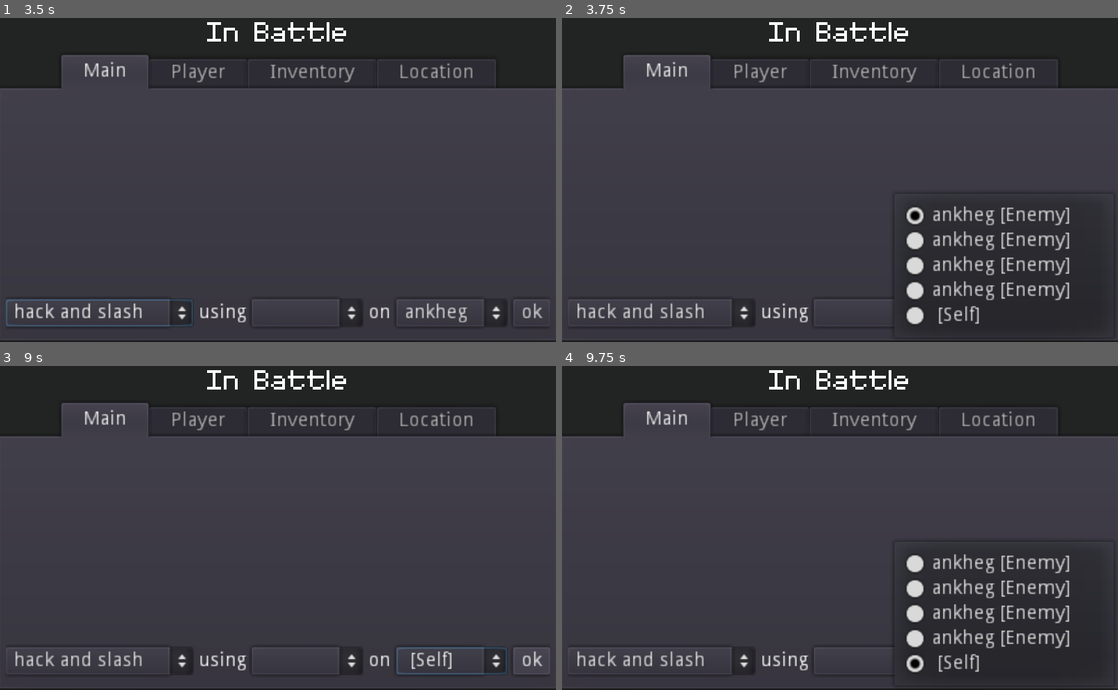
Above: before the commit, frames 1-4 (two rows, left to right).
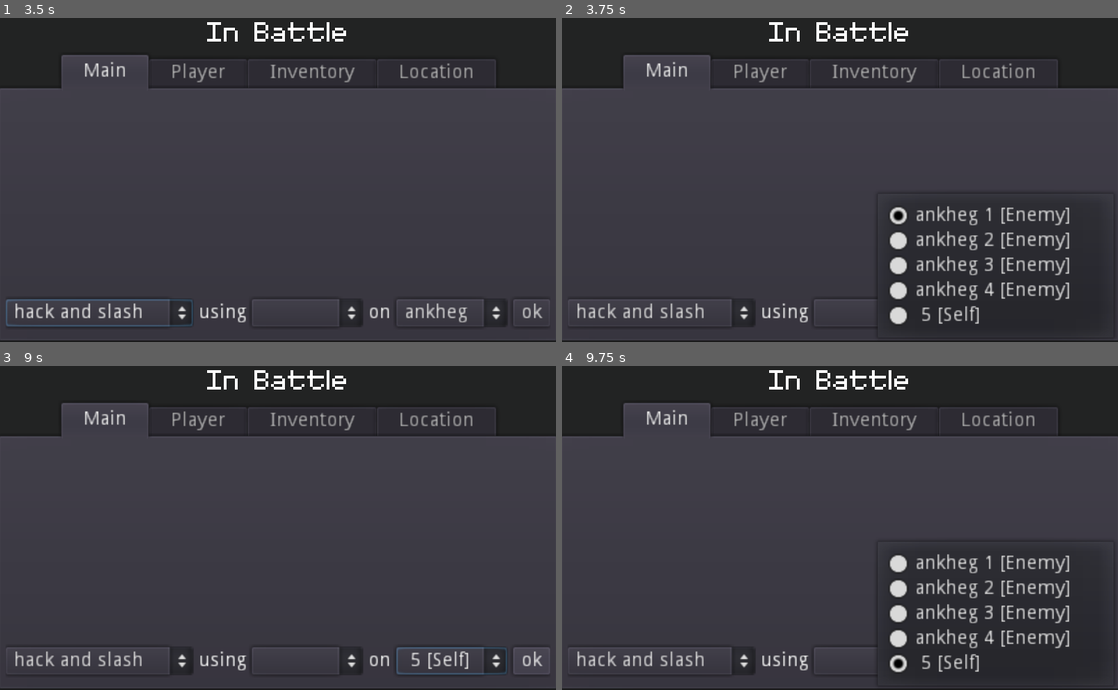
Above: after the commit, the same moments.

Repository: dyerjos/Secret-Santa-2021
Game: Godot game, scene res://Gameplay.tscn
Same seed, same stepped clock (60 frames per second), same inputs: the game is played once before the commit and once after it. This scene is started directly instead of the project's main scene.
Inputs (mouse positions are in pixels of both pictures, inside the frame that each line leads up to):
- Up to frame 1 (3.5 s): click "ok" at 0.5 s; click "ok" at 1.25 s; click "hack and slash" at 2 s; click (305, 312) at 2.75 s
- Up to frame 2 (3.75 s): click "ankheg [Enemy]" (after the commit: "ankheg 1 [Enemy]") at 3.5 s
- Up to frame 3 (9 s): click "hack and slash" at 4.25 s; click (305, 660) at 5 s; click "ankheg [Enemy]" (after the commit: "ankheg 1 [Enemy]") at 5.75 s; click "hack and slash" at 6.5 s; click (305, 660) at 7.25 s; click "ankheg [Enemy]" (after the commit: "ankheg 1 [Enemy]") at 8 s; click "ok" at 8.75 s
- Up to frame 4 (9.75 s): click "[Self]" (after the commit: "5 [Self]") at 9.5 s

Frame 1 is identical in both runs. In frame 2, 2.7% of the frame differs, in the area x 56-78%, y 58-95%; in frame 3, 0.3%; in frame 4, 2.7%.
Error before the commit: Invalid get index '0' (on base: 'Array'). (res://Gameplay.gd:94)
Error after the commit: Invalid get index '0' (on base: 'Array'). (res://Gameplay.gd:100)

Commit message:
monsters drop treasure and are removed

Diff:
--- a/Gameplay.gd
+++ b/Gameplay.gd
@@ -36,9 +36,14 @@
 var selected_weapon = {}
 #var selected_spell = {}  #using selected_weapon instead
 var selected_targets = []
+var selected_target_index = null
 var possible_targets = []
 var availabile_weapons = []
 var dead_list = []
+var loot = {
+	"coins": 0,
+	"special_items" : []
+}
 #* ----- player tab var ---------
 #* ----- inventory tab var ---------
 #* ----- location tab var ---------
@@ -46,8 +51,9 @@
 #* ---- Setup scripts -------
 func _ready():
 	if CharacterSheet.debug_mode == true:
-		Enemies.generate_monsters(Locations.A1_S1_cave)
 		update_context("In Battle", true, false)
+		if CharacterSheet.battle_targets.size() == 0:
+			Enemies.generate_monsters(Locations.A1_S1_cave)
 	populate_move_options()
 	popluate_weapon_options()
 	populate_target_options()
@@ -94,13 +100,20 @@
 	selected_weapon = availabile_weapons[0]
 
 func populate_target_options():
+		if target_options.get_item_count() > 0:
+			target_options.clear()
 		var enemies = CharacterSheet.battle_targets
+		if enemies.size() == 0:
+			battle_ended()
 		var friends = CharacterSheet.friendly_targets
 		var you = [{"name": "", "friend_foe": "[Self]"}]
 		possible_targets = enemies + friends + you
+		var index = 1
 		for target in possible_targets:
-			target_options.add_item(target["name"] + " " + target["friend_foe"])
+			target_options.add_item(target["name"] + " " + String(index) + " " + target["friend_foe"])
+			index += 1
 		selected_targets = [possible_targets[0]] #* setting default
+		selected_target_index = 0
 
 		#* other way:
 		# for target in enemies:
@@ -232,9 +245,25 @@
 func health_check():
 	print("checking health of player, npc's, and enemies")
 
-func _on_target_died(target_name):
+func _on_target_died(target):
 	print("received signal that target died")
-	print(target_name)
+	print(target["name"])
+	var new_loot = Items.generate_treasure(target)
+	var coins_dropped = new_loot["coins"]
+	print("signal here? monster dropped %s coins" % coins_dropped)
+	loot["coins"] += coins_dropped
+	var items_dropped = new_loot["special_items"]
+	if items_dropped:
+		print("signal here? monster dropped %s items" % items_dropped)
+	loot["special_items"].append_array(items_dropped)
+	print("current loot now: %s" % loot)
+	print("target that died: %s" % target)
+	CharacterSheet.battle_targets.remove(selected_target_index)
+#	target_options.remove_item(selected_target_index)
+	target_options.clear()
+	populate_target_options()
+#	selected_targets = []
+#	selected_target_index = null
 
 func _on_player_died():
 	print("received signal that player died")
@@ -324,6 +353,12 @@
 
 func _on_Target_item_selected(index):
 	selected_targets = [possible_targets[index]]
+	selected_target_index = index
+
+func battle_ended():
+	print("battle ended")
+	CharacterSheet.player_in_battle = false
+	context_label.text = "No Immediate Danger"
 
 func connect_signals():
 	Signals.connect("target_died", self, "_on_target_died")
--- a/global/Enemies.gd
+++ b/global/Enemies.gd
@@ -54,6 +54,7 @@
 			enemy_type = duplicated[0] #converts to dict
 			assert(typeof(enemy_type) != 19) #19 is array
 		var organization = enemy_type["organization"]
+		print("organization: %s" % organization)
 		var number_of_enemies = 0
 		match organization:
 			"group":
@@ -62,8 +63,9 @@
 				number_of_enemies = Utilities.random_number_in_range(6, 10)
 			"solitary":
 				number_of_enemies = 1
+		print("number of enemies: %s" % number_of_enemies)
 		assert(number_of_enemies > 0)
-		for enemy in number_of_enemies:
+		for enemy in range(number_of_enemies):
 			CharacterSheet.battle_targets.append(enemy_type.duplicate(true))
 		assert(CharacterSheet.battle_targets.size() > 0)
 	else:
--- a/global/Items.gd
+++ b/global/Items.gd
@@ -74,9 +74,13 @@
 }
 
 #TODO: organize the items
-var magical_items = []
-
-var minor_magical_items = []
+var magical_items = [
+	dagger
+]
+
+var minor_magical_items = [
+	dagger
+]
 
 var holy_items = []
 
@@ -112,6 +116,8 @@
 				modifier += Utilities.roll_dice_for_total(1, 4)
 	var treasure = roll_for_treasure(best_of_two, target, modifier, found_treasure)
 	print("treasure: %s" % treasure)
+	return treasure
+
 
 
 func roll_for_treasure(best_of_two, target, modifier, found_treasure):
--- a/global/Moves.gd
+++ b/global/Moves.gd
@@ -529,7 +529,7 @@
 		print("damage: %s" % damage["net_damage"])
 		target["hp"] -= damage["net_damage"]
 		if target["hp"] <= 0:
-			Signals.emit_signal("target_died", target["name"])
+			Signals.emit_signal("target_died", target)
 #		TODO: if dead, remove from battle targets
 	# for this I might have to pass in it's index?
 	if damage["messy"] == true:
--- a/global/Signals.gd
+++ b/global/Signals.gd
@@ -2,4 +2,4 @@
 
 
 signal player_died
-signal target_died(target_name)
+signal target_died(target)
